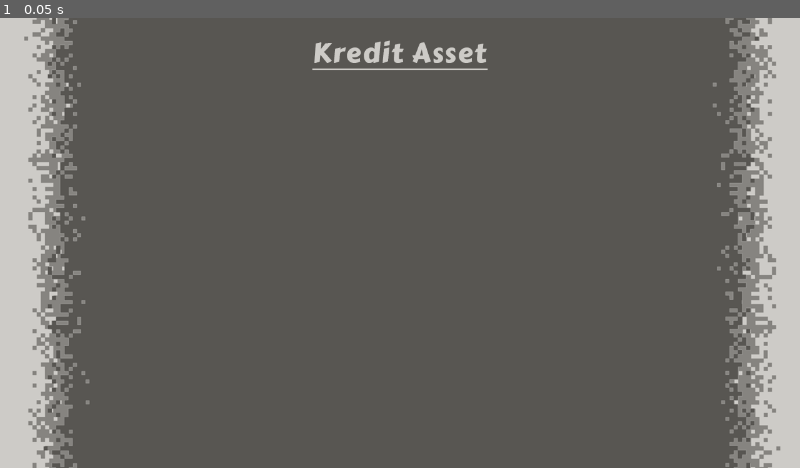
Above: before the commit, frame 1.
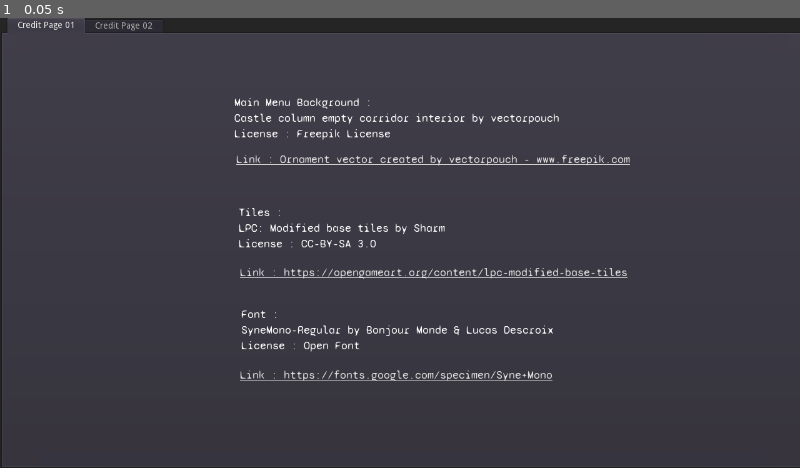
Above: after the commit, the same moment.

Repository: Langrisser001/Maling_GameJam
Game: Godot game, scene res://scenes/Credits.tscn
Two runs of this game, one before a commit and one after it. Both use one fixed random seed, a clock stepped at 60 frames per second and the inputs below. This scene is started directly instead of the project's main scene.
Inputs:
- Up to frame 1 (0.05 s): no input

The runs differ from the first frame. In frame 1, 99% of the frame differs, in the area x 0-100%, y 0-100%.

Commit message:
Credit screen WIP

Diff:
--- /dev/null
+++ b/Font/Credits.tres
@@ -0,0 +1,7 @@
+[gd_resource type="DynamicFont" load_steps=2 format=2]
+
+[ext_resource path="res://Font/SyneMono-Regular.ttf" type="DynamicFontData" id=1]
+
+[resource]
+size = 18
+font_data = ExtResource( 1 )
--- a/scenes/Credits.gd
+++ b/scenes/Credits.gd
@@ -18,3 +18,27 @@
 
 func _on_Button_pressed():
 	pass # Replace with function body.
+
+
+func _on_LinkMainMenuBG_pressed():
+	OS.shell_open("https://www.freepik.com/free-vector/castle-column-empty-corridor-interior_5467437.htm")
+
+
+func _on_LinkTiles_pressed():
+	OS.shell_open("https://opengameart.org/content/lpc-modified-base-tiles")
+
+
+func _on_LnkFont_pressed():
+	OS.shell_open("https://fonts.google.com/specimen/Syne+Mono")
+
+
+func _on_LnkFontCO_pressed():
+	OS.shell_open("https://fonts.google.com/specimen/Carter+One#standard-styles")
+
+
+func _on_LnkJail_pressed():
+	OS.shell_open("https://www.freepik.com/free-vector/law-justice-cartoon-banners-set-with-convict-jail-bars-retro_3797925.htm")
+
+
+func _on_LnkPixel_pressed():
+	OS.shell_open("https://www.freepik.com/free-vector/yellow-orange-shades-pixel-background-design_9874820.htm#query=Pixel%20background&position=14")
--- a/scenes/Credits.tscn
+++ b/scenes/Credits.tscn
@@ -1,16 +1,187 @@
 [gd_scene load_steps=3 format=2]
 
-[ext_resource path="res://textures/kreditMenu_bg.png" type="Texture" id=1]
 [ext_resource path="res://scenes/Credits.gd" type="Script" id=3]
+[ext_resource path="res://Font/Credits.tres" type="DynamicFont" id=4]
 
 [node name="Credits" type="Node2D"]
 z_index = -1
 script = ExtResource( 3 )
 
-[node name="kreditMenu_bg" type="Sprite" parent="."]
-position = Vector2( 640, 360 )
-z_index = -1
-texture = ExtResource( 1 )
+[node name="TabContainer" type="TabContainer" parent="."]
+margin_left = 3.56763
+margin_right = 1281.57
+margin_bottom = 717.0
+tab_align = 0
 __meta__ = {
-"_edit_lock_": true
+"_edit_use_anchors_": false
 }
+
+[node name="Credit Page 01" type="Tabs" parent="TabContainer"]
+visible = false
+anchor_right = 1.0
+anchor_bottom = 1.0
+margin_left = 4.0
+margin_top = 32.0
+margin_right = -4.0
+margin_bottom = -4.0
+
+[node name="LinkMainMenuBG" type="LinkButton" parent="TabContainer/Credit Page 01"]
+margin_left = 370.168
+margin_top = 183.226
+margin_right = 1000.17
+margin_bottom = 205.226
+custom_fonts/font = ExtResource( 4 )
+text = "Link : Ornament vector created by vectorpouch - www.freepik.com"
+__meta__ = {
+"_edit_use_anchors_": false
+}
+
+[node name="LinkTiles" type="LinkButton" parent="TabContainer/Credit Page 01"]
+margin_left = 375.681
+margin_top = 364.229
+margin_right = 995.681
+margin_bottom = 386.229
+custom_fonts/font = ExtResource( 4 )
+text = "Link : https://opengameart.org/content/lpc-modified-base-tiles"
+__meta__ = {
+"_edit_use_anchors_": false
+}
+
+[node name="LnkFont" type="LinkButton" parent="TabContainer/Credit Page 01"]
+margin_left = 376.0
+margin_top = 528.0
+margin_right = 912.0
+margin_bottom = 550.0
+custom_fonts/font = ExtResource( 4 )
+text = "Link : https://fonts.google.com/specimen/Syne+Mono"
+__meta__ = {
+"_edit_use_anchors_": false
+}
+
+[node name="Tiles" type="Label" parent="TabContainer/Credit Page 01"]
+margin_left = 374.059
+margin_top = 267.822
+margin_right = 704.059
+margin_bottom = 339.822
+custom_fonts/font = ExtResource( 4 )
+text = "Tiles :
+LPC: Modified base tiles by Sharm
+License : CC-BY-SA 3.0"
+__meta__ = {
+"_edit_use_anchors_": false
+}
+
+[node name="Font" type="Label" parent="TabContainer/Credit Page 01"]
+margin_left = 378.0
+margin_top = 431.0
+margin_right = 944.0
+margin_bottom = 503.0
+custom_fonts/font = ExtResource( 4 )
+text = "Font :
+SyneMono-Regular by Bonjour Monde & Lucas Descroix
+License : Open Font"
+__meta__ = {
+"_edit_use_anchors_": false
+}
+
+[node name="MainMenuBG" type="Label" parent="TabContainer/Credit Page 01"]
+margin_left = 366.6
+margin_top = 92.1435
+margin_right = 886.6
+margin_bottom = 189.143
+custom_fonts/font = ExtResource( 4 )
+text = "Main Menu Background :
+Castle column empty corridor interior by vectorpouch
+License : Freepik License
+"
+__meta__ = {
+"_edit_use_anchors_": false
+}
+
+[node name="Credit Page 02" type="Tabs" parent="TabContainer"]
+anchor_right = 1.0
+anchor_bottom = 1.0
+margin_left = 4.0
+margin_top = 32.0
+margin_right = -4.0
+margin_bottom = -4.0
+
+[node name="FontTittle" type="Label" parent="TabContainer/Credit Page 02"]
+margin_left = 330.324
+margin_top = 76.0799
+margin_right = 896.324
+margin_bottom = 148.08
+custom_fonts/font = ExtResource( 4 )
+text = "Font :
+Carter One by Vernon Adams
+License : Open Font"
+__meta__ = {
+"_edit_use_anchors_": false
+}
+
+[node name="Jail" type="Label" parent="TabContainer/Credit Page 02"]
+margin_left = 330.324
+margin_top = 263.08
+margin_right = 896.324
+margin_bottom = 360.08
+custom_fonts/font = ExtResource( 4 )
+text = "Jail Image :
+Law and justice cartoon banners set with convict in jail behind bars retro by macrovector
+License : Freepik License"
+autowrap = true
+__meta__ = {
+"_edit_use_anchors_": false
+}
+
+[node name="Jail2" type="Label" parent="TabContainer/Credit Page 02"]
+margin_left = 331.432
+margin_top = 465.216
+margin_right = 964.432
+margin_bottom = 562.216
+custom_fonts/font = ExtResource( 4 )
+text = "Pixel Background:
+Yellow and orange shades pixel background design by starline
+License : Freepik License"
+autowrap = true
+__meta__ = {
+"_edit_use_anchors_": false
+}
+
+[node name="LnkFontCO" type="LinkButton" parent="TabContainer/Credit Page 02"]
+margin_left = 329.384
+margin_top = 166.723
+margin_right = 999.384
+margin_bottom = 188.723
+custom_fonts/font = ExtResource( 4 )
+text = "Link : https://fonts.google.com/specimen/Carter+One#standard-styles"
+__meta__ = {
+"_edit_use_anchors_": false
+}
+
+[node name="LnkJail" type="LinkButton" parent="TabContainer/Credit Page 02"]
+margin_left = 334.0
+margin_top = 378.0
+margin_right = 1134.0
+margin_bottom = 403.0
+custom_fonts/font = ExtResource( 4 )
+text = "Link :https://www.freepik.com/free-vector/law-justice-cartoon-banners-set-with"
+__meta__ = {
+"_edit_use_anchors_": false
+}
+
+[node name="LnkPixel" type="LinkButton" parent="TabContainer/Credit Page 02"]
+margin_left = 332.0
+margin_top = 553.0
+margin_right = 1192.0
+margin_bottom = 578.0
+custom_fonts/font = ExtResource( 4 )
+text = "Link :https://www.freepik.com/free-vector/yellow-orange-shades-pixel-background-design"
+__meta__ = {
+"_edit_use_anchors_": false
+}
+[connection signal="pressed" from="TabContainer/Credit Page 01/LinkMainMenuBG" to="." method="_on_LinkMainMenuBG_pressed"]
+[connection signal="pressed" from="TabContainer/Credit Page 01/LinkTiles" to="." method="_on_LinkTiles_pressed"]
+[connection signal="pressed" from="TabContainer/Credit Page 01/LnkFont" to="." method="_on_LnkFont_pressed"]
+[connection signal="pressed" from="TabContainer/Credit Page 02/LnkFontCO" to="." method="_on_LnkFontCO_pressed"]
+[connection signal="pressed" from="TabContainer/Credit Page 02/LnkJail" to="." method="_on_LnkJail_pressed"]
+[connection signal="pressed" from="TabContainer/Credit Page 02/LnkPixel" to="." method="_on_LnkPixel_pressed"]
